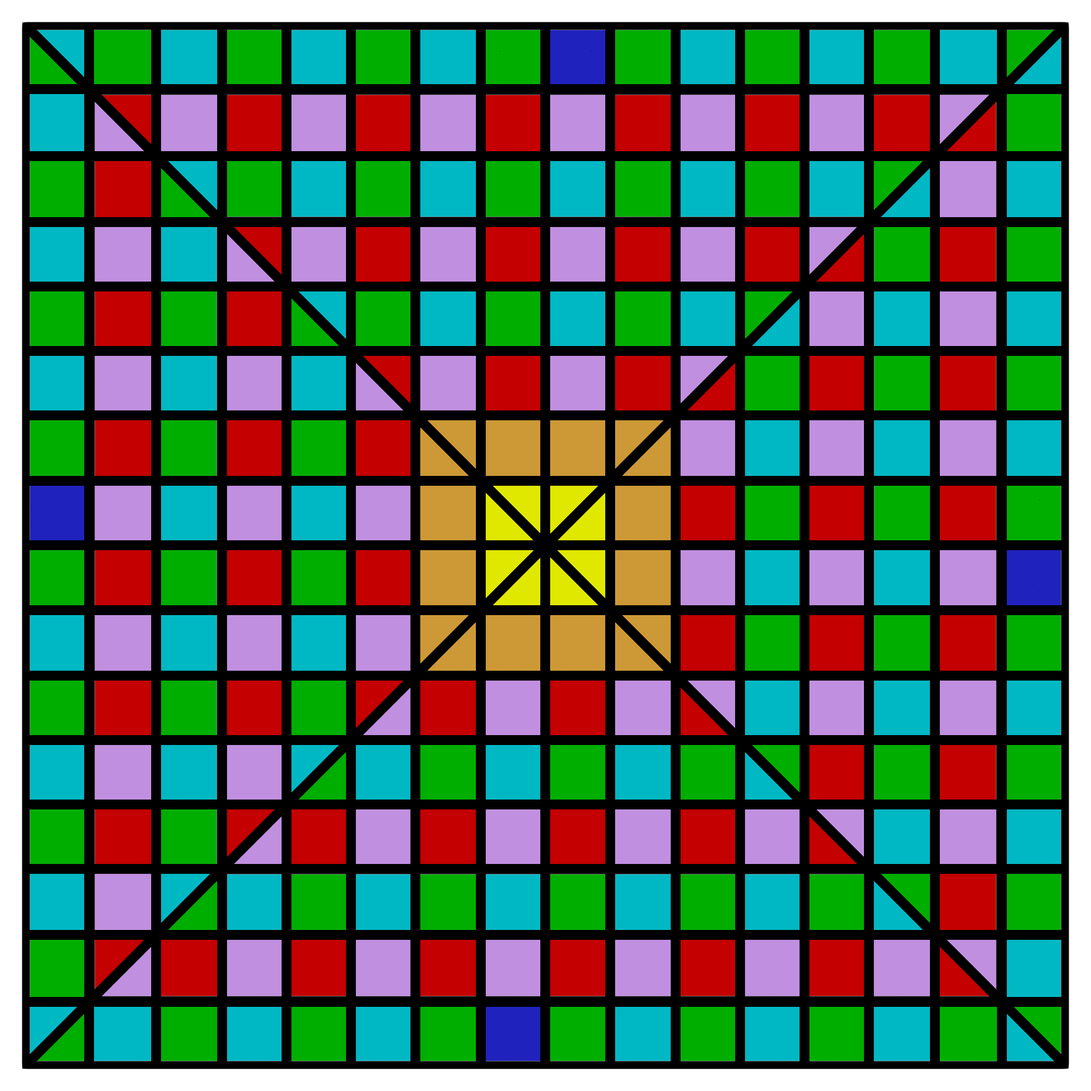
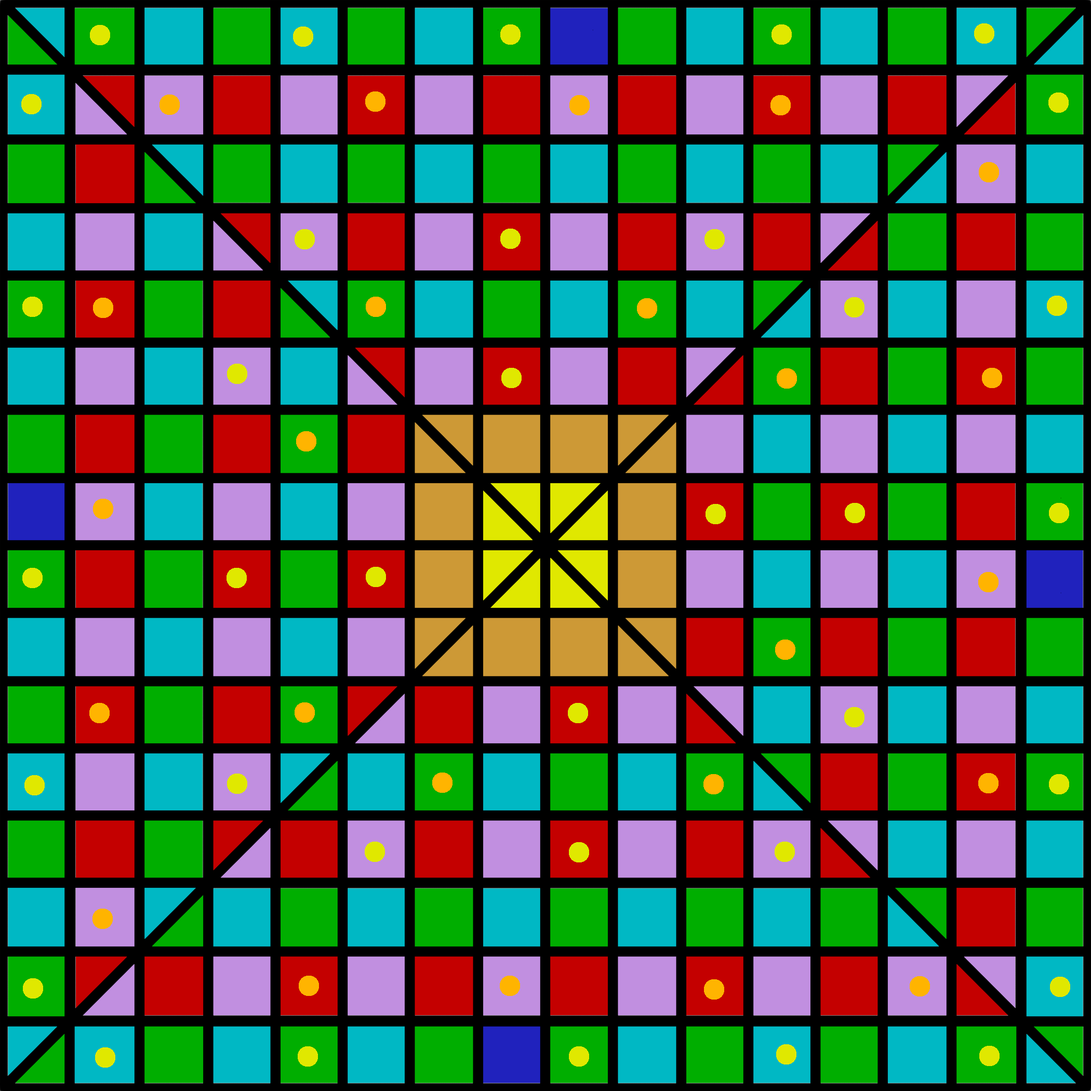
Revision of a layered 1091px x 1091px image; what changed, layer by layer:
added layer "Dots" above "Conquer_Map_4_Players_base_filled.png" over (21, 23, 1071, 1069)
painted on "Conquer_Map_4_Players_base_filled.png" over (0, 0, 1091, 1091)
